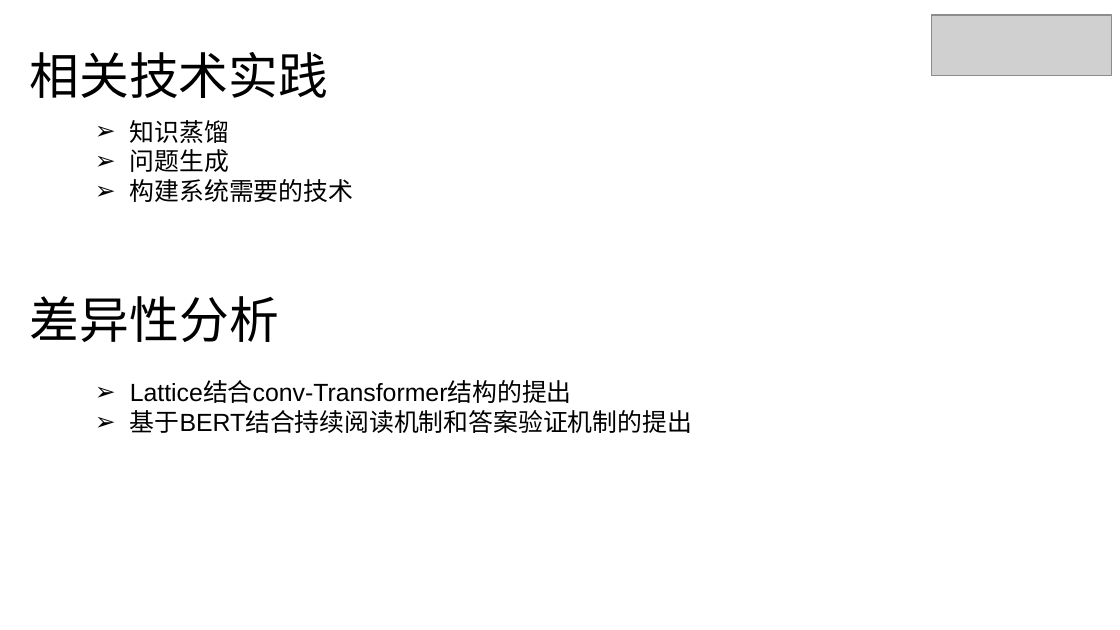
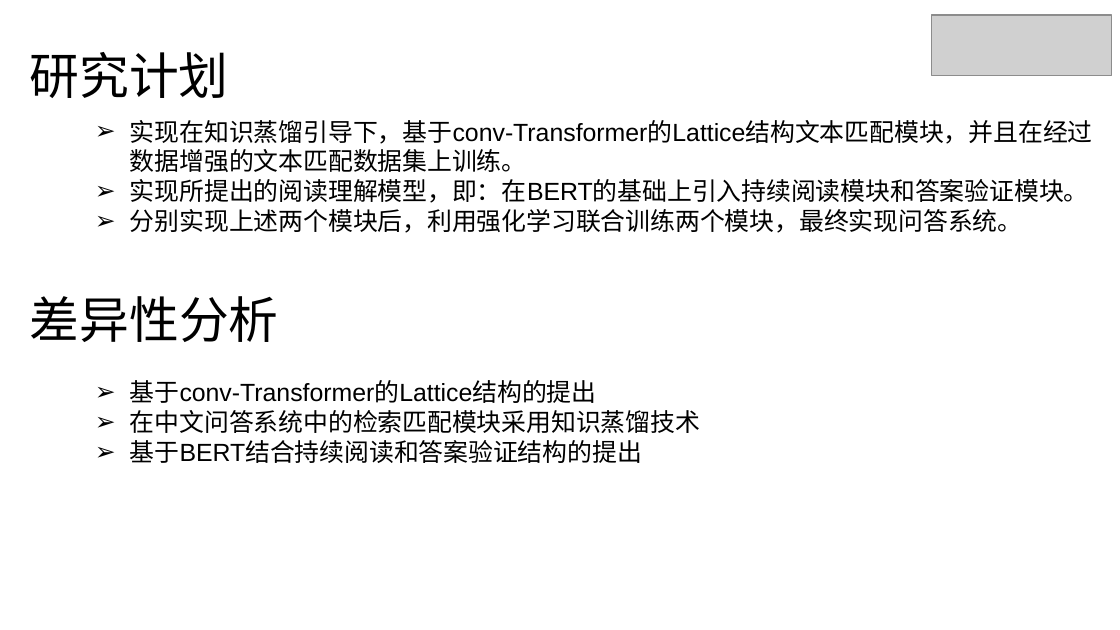
Before and after one commit to xhsun1997/ChineseMRC, a slide deck: slide 25 of 孙相会.pptx. Drawn at 1120x630 pixels with LibreOffice and Linux fonts; fonts in the diff are those of the drawing; grey boxes stand for pictures. Boxes give left, top, right and bottom in pixels: in the first picture for what was removed or moved away, otherwise in the second. Text is boxed around its words. In the diff, an @@ line names an element or a change of style, - is before the commit and + after.

```diff
--- a/孙相会.pptx
+++ b/孙相会.pptx
@@ text at (x1=30, y1=52, x2=229, y2=98): text changed @@
-相关技术实践
+研究计划
@@ text at (x1=130, y1=120, x2=1093, y2=233): text changed @@
-➢ 知识蒸馏
-➢ 问题生成
-➢ 构建系统需要的技术
+➢ 实现在知识蒸馏引导下，基于conv-Transformer的Lattice结构文本匹配模块，并且在经过数据增强的文本匹配数据集上训练。
+➢ 实现所提出的阅读理解模型，即：在BERT的基础上引入持续阅读模块和答案验证模块。
+➢ 分别实现上述两个模块后，利用强化学习联合训练两个模块，最终实现问答系统。
@@ text at (x1=130, y1=380, x2=700, y2=463): text changed @@
-➢ Lattice结合conv-Transformer结构的提出
-➢ 基于BERT结合持续阅读机制和答案验证机制的提出
+➢ 基于conv-Transformer的Lattice结构的提出
+➢ 在中文问答系统中的检索匹配模块采用知识蒸馏技术
+➢ 基于BERT结合持续阅读和答案验证结构的提出
```
Also in this commit, not shown: 4 other slides changed, 2 other files.
